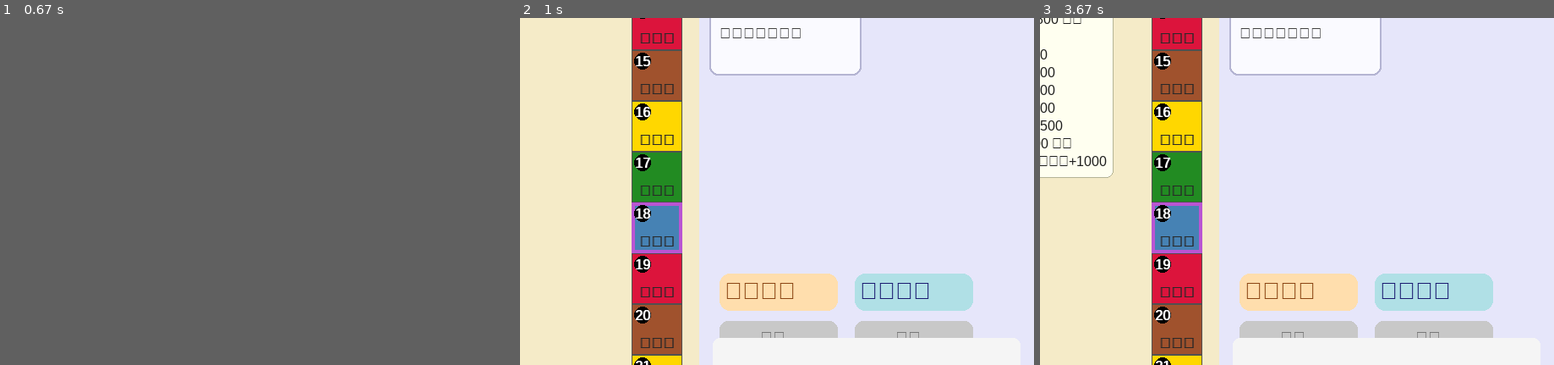
Above: before the commit, frames 1-3 (left to right).
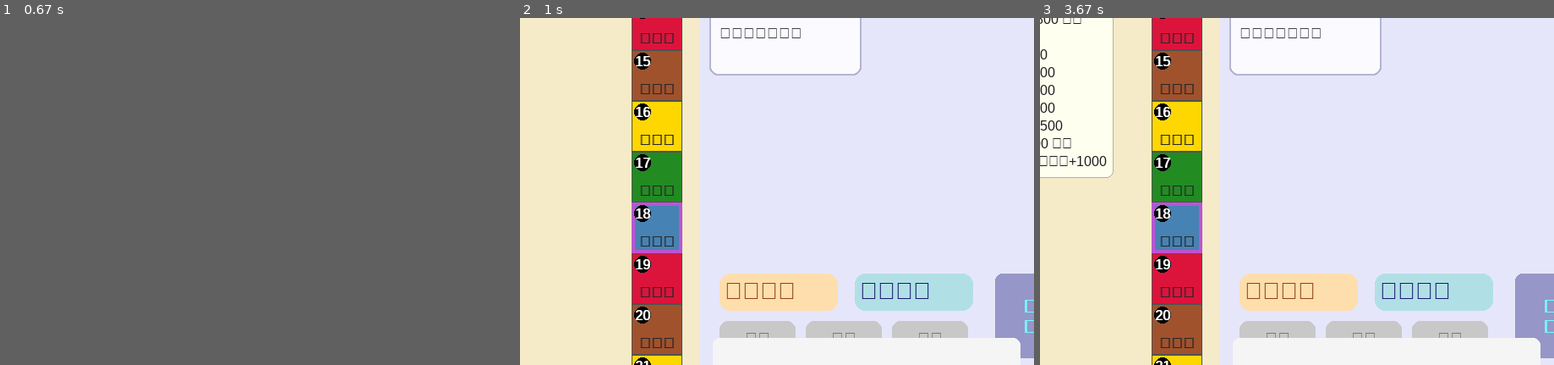
Above: after the commit, the same moments.

Repository: xianyuchen2077/Chinese-Style-Monopoly
Game: pygame game, started from game_pygame_ui.py
Same seed, same stepped clock (60 frames per second), same inputs: the game is played once before the commit and once after it.
Inputs (mouse positions are % of the whole screen's width and height, from its top left):
- Up to frame 1 (0.67 s): click (21, 24) at 0.38 s
- Up to frame 2 (1 s): click "开始" at 0.72 s
- Up to frame 3 (3.67 s): click "2" at 1.05 s; click (24, 13) at 1.38 s; click (26, 30) at 1.72 s; click "3" at 2.05 s; click (76, 66) at 2.38 s; click "5" at 2.72 s; click "6" at 3.05 s; click "8" at 3.38 s
The pictures show only the part of the screen within x 50-100%, y 20-70%; the shares and areas given below are measured in that part.

Frame 1 is identical in both runs. In frame 2, 2.1% of the frame differs, in the area x 44-100%, y 73-99%; in frame 3, 2.1%.

Commit message:
version 2.0 开始添加角色功能，初步完成'鼠'的技能设计,优化UI界面

Diff:
--- a/game_core.py
+++ b/game_core.py
@@ -18,6 +18,60 @@
     INN = 3
     PALACE = 4
 
+# ========================= 技能系统 =========================
+class SkillLevel(Enum):
+    I = 1
+    II = 2
+    III = 3
+
+class SkillManager:
+    """每个玩家自带一个实例，负责冷却、升级与触发"""
+    def __init__(self, player):
+        self.player = player
+        self.skills = {
+            '鼠': {
+                'level': SkillLevel.I,
+                'cooldown': 0,
+                'used': 0
+            }
+        }
+
+    # ------------- 鼠 - 灵鼠窃运 ----------------
+    def use_shu(self, target_player, direction=None):
+        """
+        direction: 'forward' | 'backward' | 'stay'
+        """
+        if self.skills['鼠']['cooldown'] > 0:
+            return False, "技能冷却中"
+
+        level = self.skills['鼠']['level']
+        target_player.status['shu_control'] = {
+            'turns': 2 if level is SkillLevel.III else 1,
+            'direction': direction,
+            'lock_skill': level is not SkillLevel.I
+        }
+
+        # 冷却
+        self.skills['鼠']['cooldown'] = 3 if level is SkillLevel.III else 3
+        self.skills['鼠']['used'] += 1
+        return True, f"{self.player.name} 对 {target_player.name} 发动【灵鼠窃运】"
+
+    def upgrade_shu(self):
+        skill = self.skills['鼠']
+        if skill['level'] is SkillLevel.I and skill['used'] >= 3 and self.player.energy >= 100:
+            skill['level'] = SkillLevel.II
+            self.player.energy -= 100
+            return True
+        if skill['level'] is SkillLevel.II and skill['used'] >= 6 and self.player.energy >= 250:
+            skill['level'] = SkillLevel.III
+            self.player.energy -= 250
+            return True
+        return False
+
+    def tick_cooldown(self):
+        """每回合结束调用"""
+        for k, v in self.skills.items():
+            v['cooldown'] = max(0, v['cooldown'] - 1)
 class Player:
     def __init__(self, name, zodiac, is_ai=False):
         self.name = name
@@ -31,6 +85,28 @@
         self.cooldowns = {}
         self.split = False
         self.energy = 0
+        self.skill_mgr = SkillManager(self)
+
+    def move_step(self, steps):
+        """被控制时的特殊移动"""
+        if 'shu_control' in self.status:
+            ctrl = self.status['shu_control']
+            if ctrl['turns'] <= 0:
+                self.status.pop('shu_control', None)
+                return steps
+
+            # 执行控制
+            cmd = ctrl['direction']
+            if cmd == 'stay':
+                steps = 0
+            elif cmd == 'backward':
+                steps = -steps
+            # forward 不动
+            ctrl['turns'] -= 1
+            if ctrl['turns'] == 0:
+                self.status.pop('shu_control', None)
+        return steps
+
 
 class Tile:
     def __init__(self, idx, name, element=None, price=0, special=None):
@@ -126,6 +202,11 @@
                 prev.status.pop('just_bought', None)
         self.current_player_idx = (self.current_player_idx + 1) % len(self.players)
         self.turn += 1
+
+        # 每回合结束自动减冷却
+        for p in self.players:
+            p.skill_mgr.tick_cooldown()
+
 
     # 预留：技能、事件、经济、建筑升级等接口
     def use_skill(self, player, skill_name):
--- a/game_pygame_ui.py
+++ b/game_pygame_ui.py
@@ -59,7 +59,7 @@
 GRID_SIZE = 13
 CELL_SIZE = 60      # 稍微减小，避免与顶部/设置重叠
 MARGIN = 60         # 更大边距
-INFO_WIDTH = 400    # 信息区更宽
+INFO_WIDTH = 500    # 信息区宽
 
 SKILL_SUMMARY = {
     '鼠': '灵鼠窃运（控向/停留）',
@@ -188,6 +188,7 @@
         self.log_scroll = 0
         self.has_rolled = False   # 当前玩家是否已转动罗盘
         self.hovered_tile = None   # 当前悬停地块索引
+        self.end_turn_btn_rect = pygame.Rect(0, 0, 0, 0)   # 占位，后面再更新位置
 
         if desired_h > max_h:
             margin = max(20, (max_h - base_grid_h) // 2)
@@ -360,6 +361,99 @@
         cols = 2
         col_w = (self.info_width - (cols + 1) * col_gap) // cols
         row_h = 210
+
+        # 按钮集合
+        btn_y = max(300, 20 + 2 * (row_h + col_gap))
+
+        # 罗盘按钮
+        rolled = self.has_rolled
+        color_spin = (255, 222, 173) if not rolled else (200, 200, 200)
+        text_spin  = (139, 69, 19)   if not rolled else (120, 120, 120)
+        self.spin_btn_rect = pygame.Rect(info_x+24, btn_y, 140, 44)
+        pygame.draw.rect(self.screen, color_spin, self.spin_btn_rect, border_radius=12)
+        self.screen.blit(FONT.render('天命罗盘', True, text_spin),
+                        (self.spin_btn_rect.x+6, self.spin_btn_rect.y+4))
+
+        # 技能按钮
+        color_skill = (176, 224, 230) if not rolled else (200, 200, 200)
+        text_skill  = (25, 25, 112)   if not rolled else (120, 120, 120)
+        self.skill_btn_rect = pygame.Rect(info_x+24+160, btn_y, 140, 44)
+        pygame.draw.rect(self.screen, color_skill, self.skill_btn_rect, border_radius=12)
+        self.screen.blit(FONT.render('符咒潜能', True, text_skill),
+                        (self.skill_btn_rect.x+6, self.skill_btn_rect.y+4))
+
+        # === 第二行：购地 | 加盖 | 进阶 ===
+        buy_y = btn_y + 56
+        btn_w = 90          # 每个按钮宽度
+        gap   = 12          # 按钮间距
+        start_x = info_x + 24
+        cur_player = self.game.players[self.game.current_player_idx]
+
+        # 1. 购地
+        self.buy_btn_rect = pygame.Rect(start_x, buy_y, btn_w, 40)
+        buy_ok = self._can_buy_now(cur_player)
+        color_buy = (208,240,192) if buy_ok else (200,200,200)
+        text_buy  = (0,100,0)     if buy_ok else (120,120,120)
+        pygame.draw.rect(self.screen, color_buy, self.buy_btn_rect, border_radius=10)
+        self.screen.blit(
+            FONT_SMALL.render('购地', True, text_buy),
+            (
+                self.buy_btn_rect.x + (self.buy_btn_rect.width // 2) - (FONT_SMALL.size('购地')[0] // 2),
+                self.buy_btn_rect.y + (self.buy_btn_rect.height // 2) - (FONT_SMALL.size('购地')[1] // 2)
+            )
+        )
+
+        # 2. 加盖
+        self.upgrade_btn_rect = pygame.Rect(start_x + btn_w + gap, buy_y, btn_w, 40)
+        up_ok = self._can_upgrade_now(cur_player)
+        color_up = (255,228,196) if up_ok else (200,200,200)
+        text_up  = (139,69,19)   if up_ok else (120,120,120)
+        pygame.draw.rect(self.screen, color_up, self.upgrade_btn_rect, border_radius=10)
+        self.screen.blit(
+            FONT_SMALL.render('加盖', True, text_up),
+            (
+                self.upgrade_btn_rect.x + (self.upgrade_btn_rect.width // 2) - (FONT_SMALL.size('加盖')[0] // 2),
+                self.upgrade_btn_rect.y + (self.upgrade_btn_rect.height // 2) - (FONT_SMALL.size('加盖')[1] // 2)
+            )
+        )
+
+        # 3. 进阶（技能升级）
+        self.advance_btn_rect = pygame.Rect(start_x + (btn_w + gap) * 2, buy_y, btn_w, 40)
+        can_adv = (cur_player.zodiac == '鼠' and
+                cur_player.skill_mgr.skills['鼠']['level'] != cur_player.skill_mgr.skills['鼠']['level'].__class__.__name__)
+        color_advance = (220,220,220) if can_adv else (200,200,200)
+        text_advance  = (100,50,50)   if can_adv else (120,120,120)
+        pygame.draw.rect(self.screen, color_advance, self.advance_btn_rect, border_radius=10)
+        self.screen.blit(
+            FONT_SMALL.render('进阶', True, text_advance),
+            (
+                self.advance_btn_rect.x + (self.advance_btn_rect.width // 2) - (FONT_SMALL.size('进阶')[0] // 2),
+                self.advance_btn_rect.y + (self.advance_btn_rect.height // 2) - (FONT_SMALL.size('进阶')[1] // 2)
+            )
+        )
+
+        # 回合结束按钮
+        end_y = btn_y
+        color_end = (150, 150, 200)
+        text_end = (115, 251, 253)
+        self.end_turn_btn_rect = pygame.Rect(info_x + 350, end_y, 100, 100)
+        pygame.draw.rect(self.screen, color_end, self.end_turn_btn_rect, border_radius=8)
+        # 大号加粗字体
+        big_font = get_chinese_font(22)
+        try:
+            big_font.set_bold(True)
+        except Exception:
+            pass
+        # 分两行渲染
+        line1 = big_font.render('回合', True, text_end)
+        line2 = big_font.render('结束', True, text_end)
+        # 居中放置
+        center_x = self.end_turn_btn_rect.centerx
+        center_y = self.end_turn_btn_rect.centery
+        self.screen.blit(line1, line1.get_rect(center=(center_x, center_y - 12)))
+        self.screen.blit(line2, line2.get_rect(center=(center_x, center_y + 12)))
+
+
         def render_fit(text, max_w, color, bold=False, base=20, min_size=12):
             for size in range(base, min_size - 1, -1):
                 f = get_chinese_font(size)
@@ -426,43 +520,6 @@
                 if skill_rect.collidepoint(mouse_pos):
                     detail = SKILL_DETAILS.get(player.zodiac, '')
                     self._draw_tooltip(mouse_pos, detail, max_w=260)
-        # Buttons under boxes
-        btn_y = max(300, 20 + 2 * (row_h + col_gap))
-        self.spin_btn_rect = pygame.Rect(info_x+24, btn_y, 140, 44)
-        # 罗盘按钮
-        rolled = self.has_rolled
-        color_spin = (255, 222, 173) if not rolled else (200, 200, 200)
-        text_spin  = (139, 69, 19)   if not rolled else (120, 120, 120)
-        pygame.draw.rect(self.screen, color_spin, self.spin_btn_rect, border_radius=12)
-        self.screen.blit(FONT.render('天命罗盘', True, text_spin),
-                        (self.spin_btn_rect.x+6, self.spin_btn_rect.y+4))
-
-        self.skill_btn_rect = pygame.Rect(info_x+24+160, btn_y, 140, 44)
-        pygame.draw.rect(self.screen, (176,224,230), self.skill_btn_rect, border_radius=12)
-        self.screen.blit(FONT.render('符咒潜能', True, (25,25,112)), (self.skill_btn_rect.x+6, self.skill_btn_rect.y+4))
-
-        # === 购买 / 升级按钮 ===
-        buy_y = btn_y + 56
-        self.buy_btn_rect = pygame.Rect(info_x+24, buy_y, 140, 40)
-        self.upgrade_btn_rect = pygame.Rect(info_x+24+160, buy_y, 140, 40)
-
-        cur_player = self.game.players[self.game.current_player_idx]
-        buy_ok  = self._can_buy_now(cur_player)
-        up_ok   = self._can_upgrade_now(cur_player)
-
-        # 购买按钮
-        color_buy = (208,240,192) if buy_ok else (200,200,200)
-        text_buy  = (0,100,0)     if buy_ok else (120,120,120)
-        pygame.draw.rect(self.screen, color_buy, self.buy_btn_rect, border_radius=10)
-        self.screen.blit(FONT_SMALL.render('购地', True, text_buy),
-                        (self.buy_btn_rect.x+48, self.buy_btn_rect.y+8))
-
-        # 升级按钮
-        color_up = (255,228,196) if up_ok else (200,200,200)
-        text_up  = (139,69,19)   if up_ok else (120,120,120)
-        pygame.draw.rect(self.screen, color_up, self.upgrade_btn_rect, border_radius=10)
-        self.screen.blit(FONT_SMALL.render('加盖', True, text_up),
-                        (self.upgrade_btn_rect.x+48, self.upgrade_btn_rect.y+8))
 
         # === 日志区域 ===
         log_rect = pygame.Rect(info_x + 16, self.height - 280,
@@ -595,14 +652,34 @@
         if self.spin_btn_rect.collidepoint(pos):
             if not self.has_rolled:        # 本回合尚未转动
                 self.spin_wheel()
-            else:                         # 已转动，自动进入下一位
-                self.log.append(f'{self.game.players[self.game.current_player_idx].name} 已转完罗盘，轮到下一位')
+            else:                          # 已转动，自动进入下一位
+                self.log.append(f'{self.game.players[self.game.current_player_idx].name} 本回合已转动罗盘')
                 self._scroll_to_bottom()
-                self.game.next_turn()
-                self.has_rolled = False    # 重置标记
-
+
+        # ---------------- 技能按钮 ----------------
         elif self.skill_btn_rect.collidepoint(pos):
-            self.use_skill()
+            cur = self.game.players[self.game.current_player_idx]
+            if cur.zodiac != '鼠':
+                self.log.append(f'{cur.name} 暂无可用主动技能')
+                return
+            # 示例：固定把下一位玩家设为技能目标
+            target_idx = (self.game.current_player_idx + 1) % len(self.game.players)
+            target = self.game.players[target_idx]
+            ok, msg = cur.skill_mgr.use_shu(target, 'stay')
+            if ok:
+                self.log.append(msg)
+                self._scroll_to_bottom()
+
+        # ---------------- 升级按钮 ----------------
+        elif hasattr(self, 'upgrade_skill_btn_rect') and self.upgrade_btn_rect.collidepoint(pos):
+            cur = self.game.players[self.game.current_player_idx]
+            if cur.zodiac == '鼠':
+                if cur.skill_mgr.upgrade_shu():
+                    self.log.append(f'{cur.name} 升级【灵鼠窃运】成功！')
+                else:
+                    self.log.append(f'{cur.name} 灵气不足或条件未满足')
+                self._scroll_to_bottom()
+
         elif hasattr(self, 'buy_btn_rect') and self.buy_btn_rect.collidepoint(pos):
             cur = self.game.players[self.game.current_player_idx]
             if self._can_buy_now(cur) and self.game.buy_property(cur):
@@ -616,6 +693,13 @@
                 while self.game.log:
                     self.log.append(self.game.log.pop(0))
                     self._scroll_to_bottom()
+
+        elif hasattr(self, 'end_turn_btn_rect') and self.end_turn_btn_rect.collidepoint(pos):
+            self.game.next_turn()
+            self.has_rolled = False
+            self.log.append(f'轮到 {self.game.players[self.game.current_player_idx].name}')
+            self._scroll_to_bottom()
+
 
 
     def spin_wheel(self):
@@ -637,9 +721,6 @@
         while self.game.log:
             self.log.append(self.game.log.pop(0))
         self._scroll_to_bottom()
-
-        self.game.next_turn()
-        self.has_rolled = False            # 正常回合结束，重置
 
     def use_skill(self):
         cur = self.game.players[self.game.current_player_idx]
